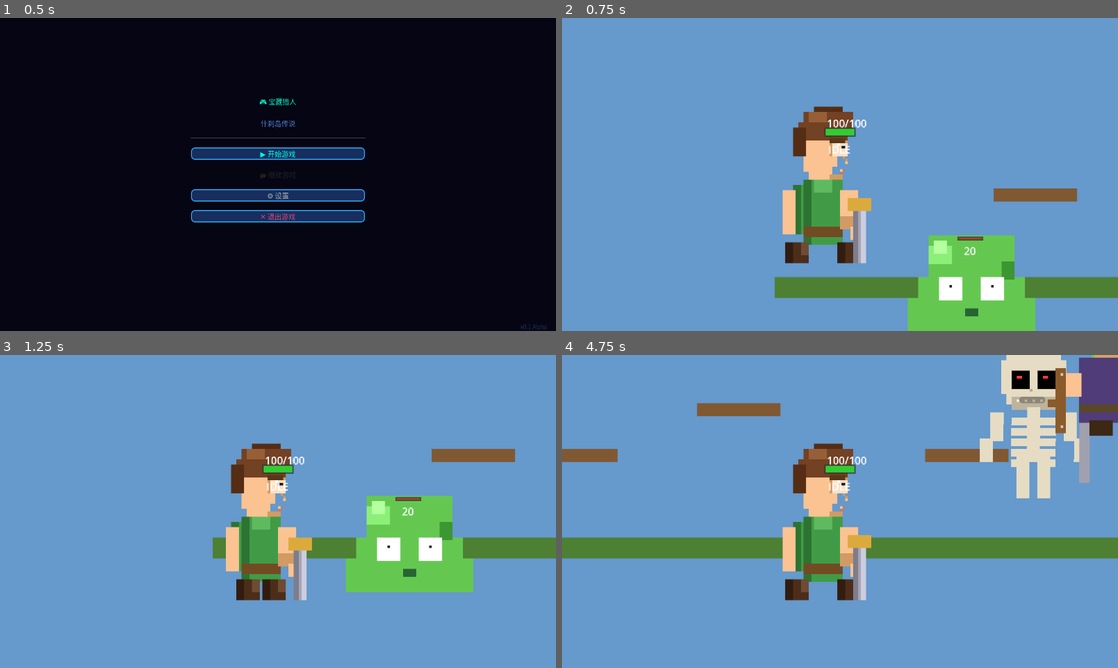
Above: before the commit, frames 1-4 (two rows, left to right).
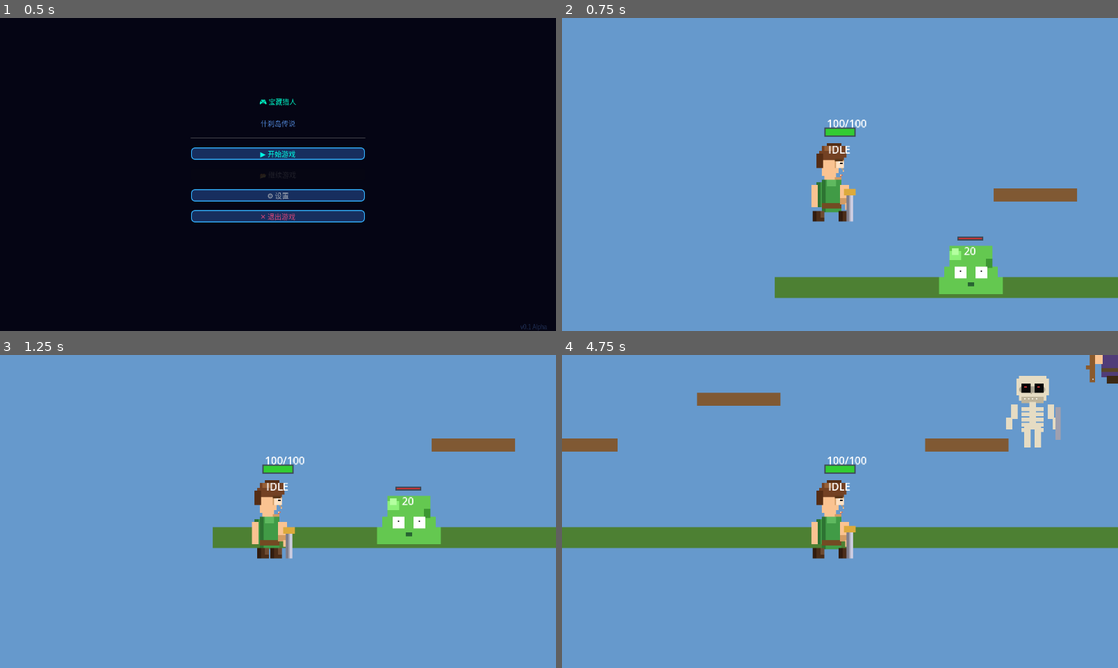
Above: after the commit, the same moments.

Repository: wenzy-tech/godot-adventure
Game: Godot game, scene res://Levels/TitleScreen.tscn
Two runs of this game, one before a commit and one after it. Both use one fixed random seed, a clock stepped at 60 frames per second and the inputs below.
Inputs:
- Up to frame 1 (0.5 s): no input
- Up to frame 2 (0.75 s): click "▶ 开始游戏" at 0.5 s
- Up to frame 3 (1.25 s): no input
- Up to frame 4 (4.75 s): tap Enter at 1.25 s; hold D 1.28-2.78 s; tap J at 1.35, 2.85, 4.35 s; tap W at 1.52, 2.27, 3.77, 4.52 s; tap Shift at 2.1, 3.6 s; hold A 2.78-3.53 s; hold D from 3.53 s (still down)

Frame 1 is identical in both runs. In frame 2, 9.9% of the frame differs, in the area x 39-86%, y 28-100%; in frame 3, 13%; in frame 4, 20%, in the area x 0-100%, y 0-79%.

Commit message:
Scale down all characters and enemies to 50%
- Player: scale=0.5, collision size 32x64->16x32, attack hitbox 60x50->30x25
- All enemies: scale=0.5, collision shapes halved
- Hitboxes and attack ranges also halved for consistency

Diff:
--- a/Enemies/Archer.tscn
+++ b/Enemies/Archer.tscn
@@ -4,7 +4,7 @@
 [ext_resource path="res://Enemies/ArcherSprite.png" type="Texture2D" id=2]
 
 [sub_resource type="RectangleShape2D" id="CollisionShape2D_archer"]
-size = Vector2(28, 48)
+size = Vector2(14, 24)
 
 [sub_resource type="Animation" id="Animation_idle"]
 length = 0.6
@@ -66,6 +66,7 @@
 position = Vector2(0, -16)
 texture = ExtResource(2)
 hframes = 4
+scale = Vector2(0.5, 0.5)
 
 [node name="HealthBar" type="ProgressBar" parent="."]
 offset_left = -18.0
--- a/Enemies/Arrow.tscn
+++ b/Enemies/Arrow.tscn
@@ -3,7 +3,7 @@
 [ext_resource path="res://Enemies/Arrow.gd" type="Script" id=1]
 
 [sub_resource type="RectangleShape2D" id="CollisionShape2D_arrow"]
-size = Vector2(16, 4)
+size = Vector2(8, 2)
 
 [node name="Arrow" type="CharacterBody2D"]
 collision_layer = 8
--- a/Enemies/BaseEnemy.tscn
+++ b/Enemies/BaseEnemy.tscn
@@ -3,7 +3,7 @@
 [ext_resource path="res://Enemies/BaseEnemy.gd" type="Script" id=1]
 
 [sub_resource type="RectangleShape2D" id="CollisionShape2D_enemy"]
-size = Vector2(32, 48)
+size = Vector2(16, 24)
 
 [node name="BaseEnemy" type="CharacterBody2D"]
 collision_layer = 4
--- a/Enemies/BossWatcher.tscn
+++ b/Enemies/BossWatcher.tscn
@@ -4,7 +4,7 @@
 [ext_resource path="res://Enemies/BossWatcherSprite.png" type="Texture2D" id=2]
 
 [sub_resource type="RectangleShape2D" id="CollisionShape2D_boss"]
-size = Vector2(96, 128)
+size = Vector2(48, 64)
 
 [sub_resource type="Animation" id="Animation_idle"]
 length = 0.8
@@ -66,6 +66,7 @@
 position = Vector2(0, -32)
 texture = ExtResource(2)
 hframes = 4
+scale = Vector2(0.5, 0.5)
 
 [node name="HealthBarBG" type="ColorRect" parent="."]
 offset_left = -60.0
--- a/Enemies/Crab.tscn
+++ b/Enemies/Crab.tscn
@@ -4,7 +4,7 @@
 [ext_resource path="res://Enemies/CrabSprite.png" type="Texture2D" id=2]
 
 [sub_resource type="RectangleShape2D" id="CollisionShape2D_crab"]
-size = Vector2(48, 40)
+size = Vector2(24, 20)
 
 [sub_resource type="Animation" id="Animation_idle"]
 length = 0.6
@@ -50,6 +50,7 @@
 position = Vector2(0, -8)
 texture = ExtResource(2)
 hframes = 4
+scale = Vector2(0.5, 0.5)
 
 [node name="HealthBar" type="ProgressBar" parent="."]
 offset_left = -25.0
--- a/Enemies/Skeleton.tscn
+++ b/Enemies/Skeleton.tscn
@@ -4,7 +4,7 @@
 [ext_resource path="res://Enemies/SkeletonSprite.png" type="Texture2D" id=2]
 
 [sub_resource type="RectangleShape2D" id="CollisionShape2D_skeleton"]
-size = Vector2(32, 48)
+size = Vector2(16, 24)
 
 [sub_resource type="Animation" id="Animation_idle"]
 length = 0.6
@@ -66,6 +66,7 @@
 position = Vector2(0, -16)
 texture = ExtResource(2)
 hframes = 4
+scale = Vector2(0.5, 0.5)
 
 [node name="HealthBar" type="ProgressBar" parent="."]
 offset_left = -20.0
--- a/Enemies/Slime.tscn
+++ b/Enemies/Slime.tscn
@@ -4,7 +4,7 @@
 [ext_resource path="res://Enemies/SlimeSprite.png" type="Texture2D" id=2]
 
 [sub_resource type="RectangleShape2D" id="CollisionShape2D_slime"]
-size = Vector2(32, 32)
+size = Vector2(16, 16)
 
 [sub_resource type="Animation" id="Animation_idle"]
 length = 0.8
@@ -54,6 +54,7 @@
 position = Vector2(0, -8)
 texture = ExtResource(2)
 hframes = 4
+scale = Vector2(0.5, 0.5)
 
 [node name="HealthBarBG" type="ColorRect" parent="."]
 offset_left = -20.0
--- a/Player/Player.tscn
+++ b/Player/Player.tscn
@@ -4,11 +4,11 @@
 [ext_resource path="res://Player/PlayerSprite.png" type="Texture2D" id=2]
 
 [sub_resource type="RectangleShape2D" id="CollisionShape2D_player"]
-size = Vector2(32, 64)
+size = Vector2(16, 32)
 
 [sub_resource type="RectangleShape2D" id="CollisionShape2D_attack"]
-position = Vector2(56, 0)
-size = Vector2(60, 50)
+position = Vector2(28, 0)
+size = Vector2(30, 25)
 
 [sub_resource type="Animation" id="Animation_idle"]
 length = 0.6
@@ -126,6 +126,7 @@
 position = Vector2(0, 8)
 texture = ExtResource(2)
 hframes = 4
+scale = Vector2(0.5, 0.5)
 
 [node name="AnimationPlayer" type="AnimationPlayer" parent="."]
 libraries = {
